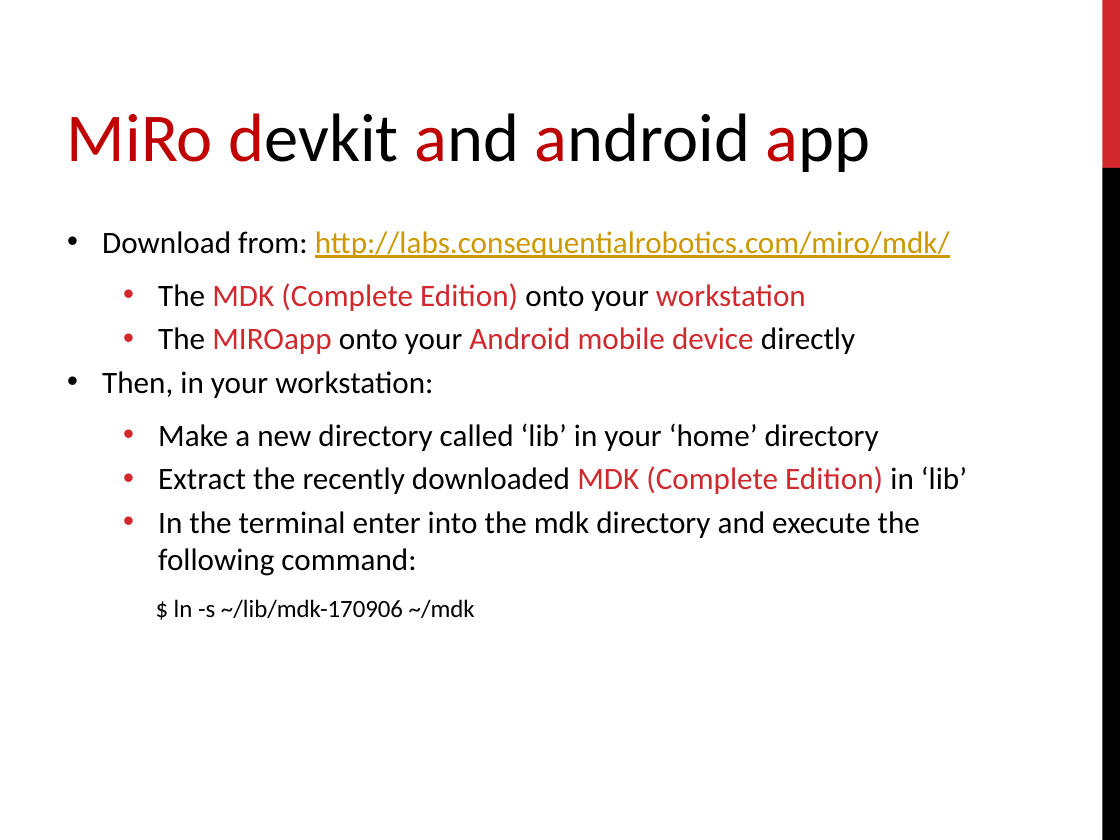
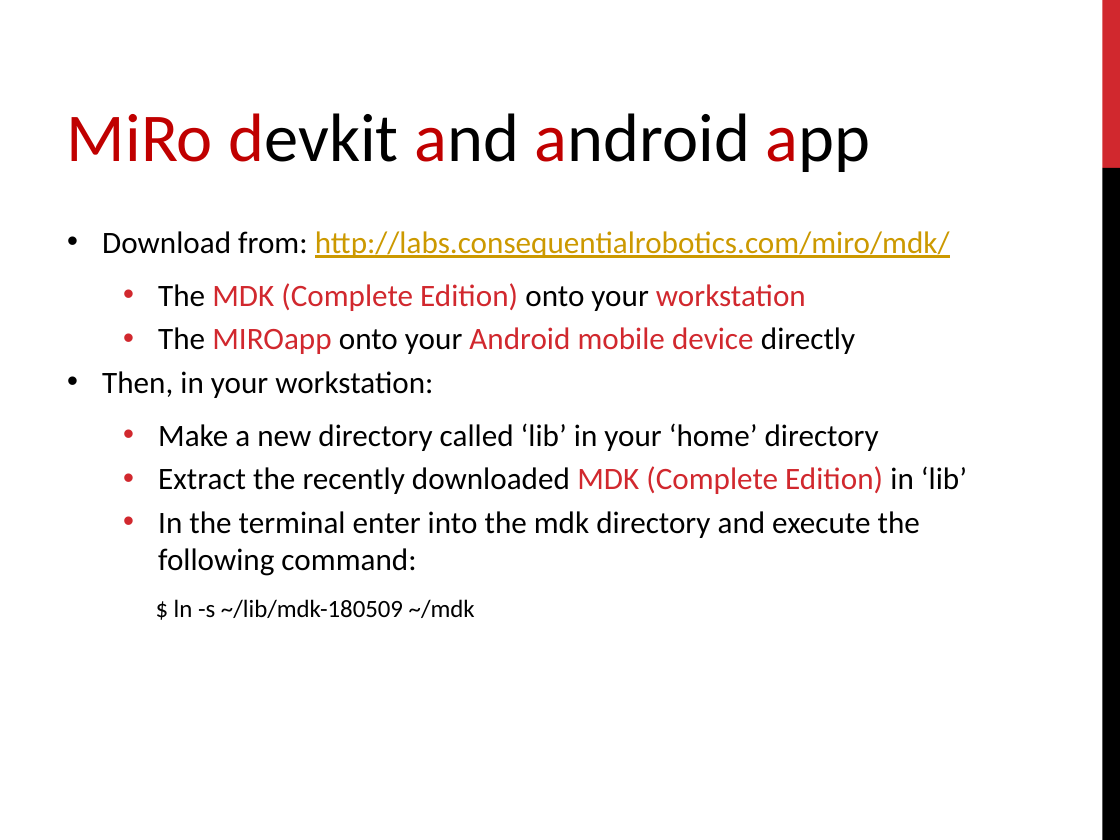
Before and after one commit to EmaroLab/MIRO, a slide deck: slide 8 of MIRO_setup.pptx. Drawn at 1120x840 pixels with LibreOffice and Linux fonts; fonts in the diff are those of the drawing. Boxes give left, top, right and bottom in pixels: in the first picture for what was removed or moved away, otherwise in the second. Text is boxed around its words. In the diff, an @@ line names an element or a change of style, - is before the commit and + after.

```diff
--- a/MIRO_setup.pptx
+++ b/MIRO_setup.pptx
@@ text at (174, 599, 475, 618): text changed @@
-$ ln -s ~/lib/mdk-170906 ~/mdk
+$ ln -s ~/lib/mdk-180509 ~/mdk
```
Also in this commit, not shown: 2 other files.
